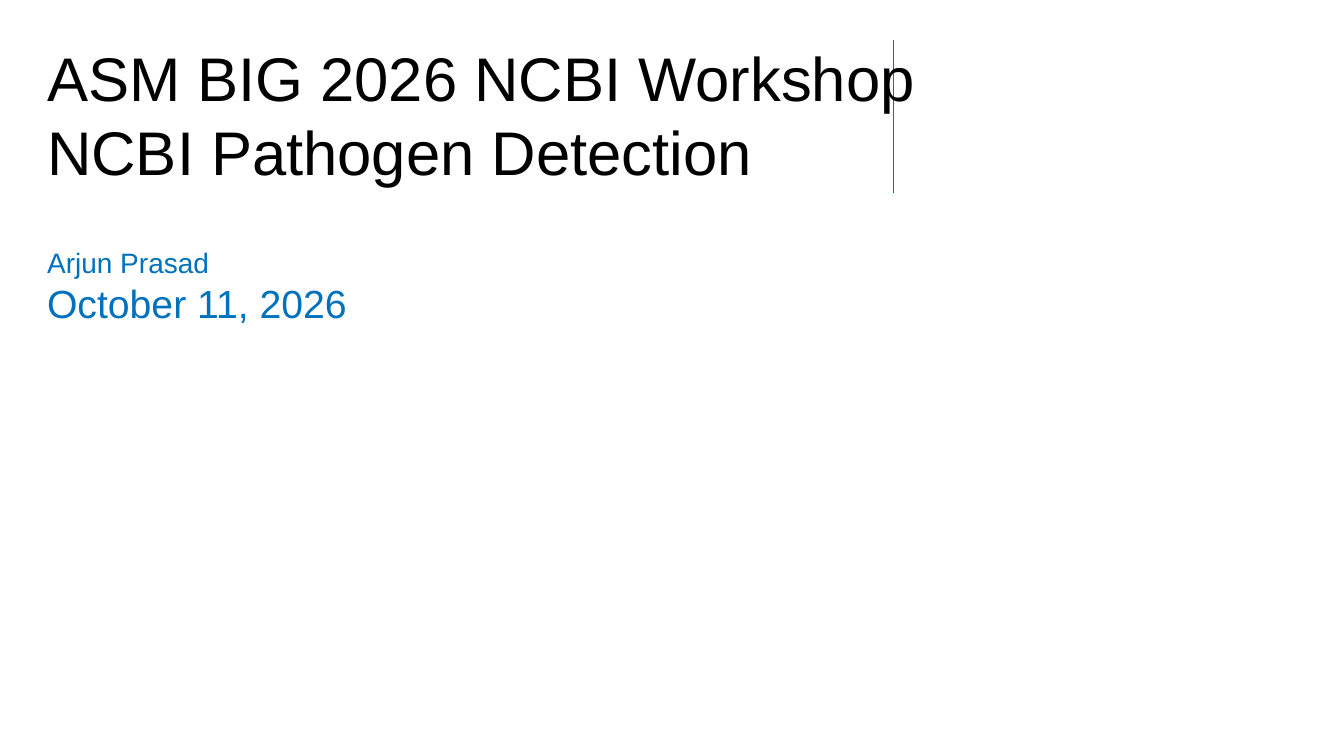
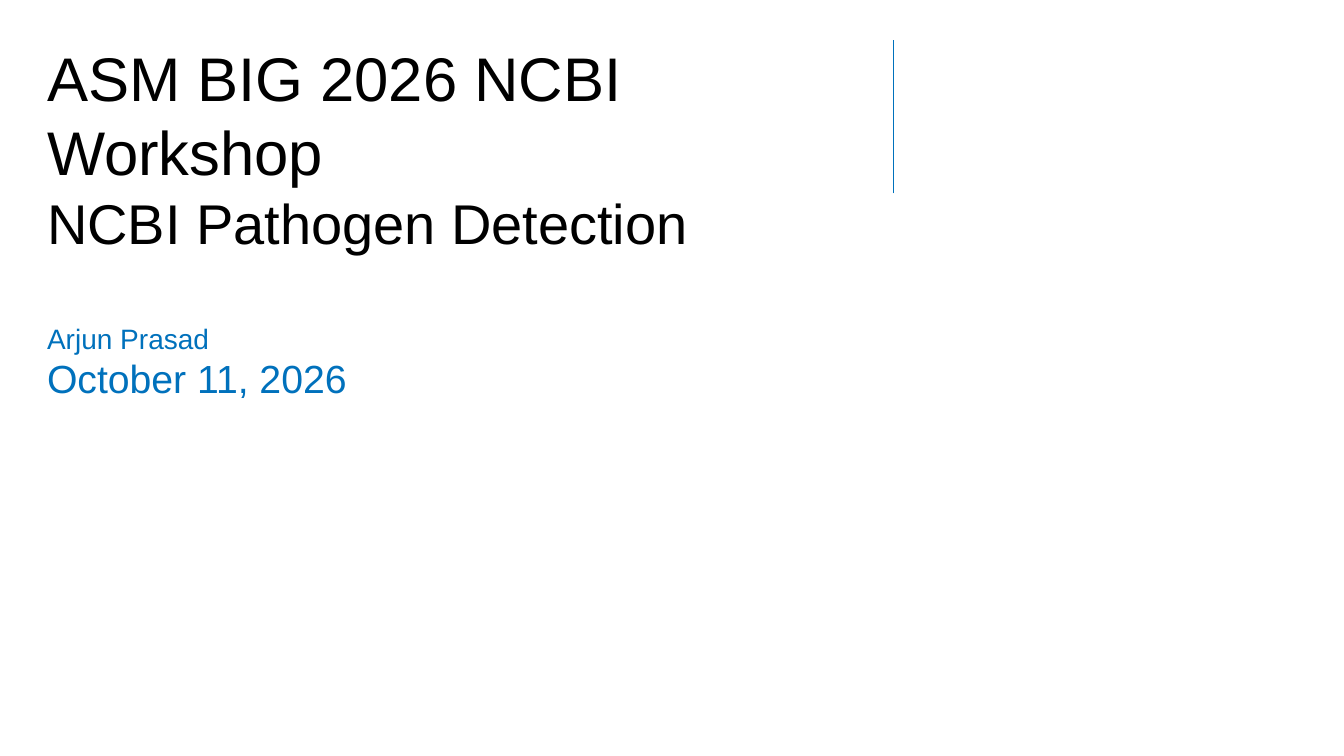
Before and after one commit to ncbi/workshop-asm-big-2026, a slide deck: slide 2 of bacterial_pathogens.pptx. Drawn at 1344x756 pixels with LibreOffice and Linux fonts; fonts in the diff are those of the drawing; background and template pictures are left out. Boxes give left, top, right and bottom in pixels: in the first picture for what was removed or moved away, otherwise in the second. Text is boxed around its words. In the diff, an @@ line names an element or a change of style, - is before the commit and + after.

Commit message:
Update to Pathogen powerpoint

```diff
--- a/bacterial_pathogens.pptx
+++ b/bacterial_pathogens.pptx
@@ title "ASM BIG 2026 NCBI Workshop ..." at box(47, 58, 687, 253): size 44 to 40 pt in "NCBI Pathogen Detection" @@
@@ text "Arjun Prasad October 11, 2026": place and size @@
-text "Arjun Prasad October 11, 2026" at box(47, 252, 347, 323)
+text "Arjun Prasad October 11, 2026" at box(47, 328, 346, 398)
```
Also in this commit, not shown: 4 other slides changed, 2 slides added, 2 slides removed.
